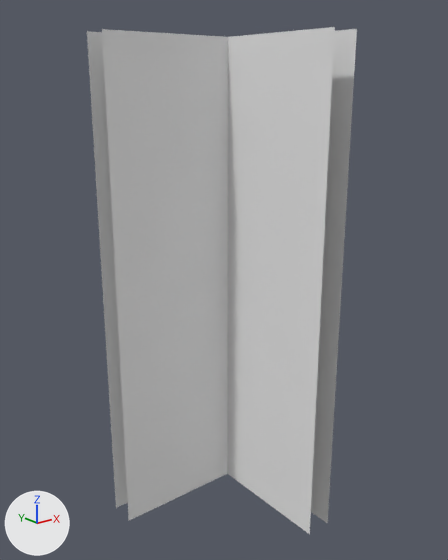
What one commit did to the FBX model Afterlife Gen 2/Assets/Art/Modular Kits/Mansion/Kit New/Wall_Edge_Corner_02.fbx.
Before and after are seen from a 50 mm camera at (-2.84, 5.55, 2.33) aimed at (-0.6, 8.34, 1.21). The axes (+X, +Y, +Z) are drawn at lower left. The lights are the same throughout. Where no turn or scale is listed for an object, it has been applied to the vertices.

Objects in the first picture: 'Wall_Edge/Corner_02'.
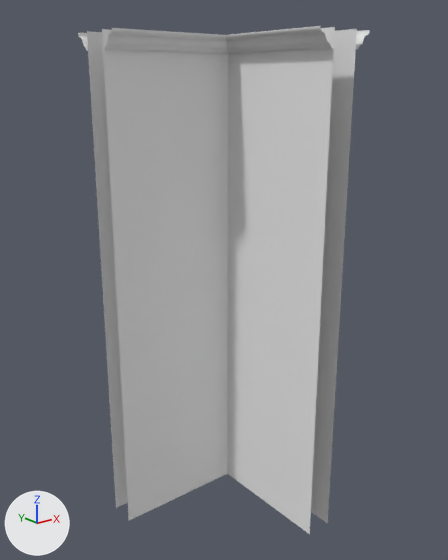
Diff of the bpy script that builds the scene:
```diff
--- a/Afterlife Gen 2/Assets/Art/Modular Kits/Mansion/Kit New/Wall_Edge_Corner_02.fbx.py
+++ b/Afterlife Gen 2/Assets/Art/Modular Kits/Mansion/Kit New/Wall_Edge_Corner_02.fbx.py
@@ mat_beam @@
+mat_beam = principled_material('Beam')
+mat_beam.base_color = (0.8, 0.8, 0.8)  # white #e7e7e7
@@ me_plane_008 @@
 # used by ob_wall_edge_corner_02; location = (-1.189, 8.777, -0.392)
-me_plane_008.from_pydata(...)  # 12 vertices, 4 faces; spans x 0.0..1.0, y -1.0..0.0, z 0.0..3.0
+me_plane_008.from_pydata(...)  # 110 vertices, 56 faces; spans x 0.0..1.1, y -1.0..0.1, z 0.0..3.0
+# me_plane_008 part 1: a new loose piece of 42 vertices spanning x 0.0..0.83, y -1.0..-0.17, z 2.9..3.0, in mat_beam (white #e7e7e7)
+# me_plane_008 part 2: a new loose piece of 28 vertices spanning x 1.0..1.1, y -1.0..0.1, z 2.9..3.0, in mat_beam (white #e7e7e7)
+# me_plane_008 part 3: a new loose piece of 28 vertices spanning x 0.0..1.1, y 0.0..0.1, z 2.9..3.0, in mat_beam (white #e7e7e7)
+# me_plane_008 part 4: the surface is now shaded smooth
+me_plane_008.materials.append(mat_beam)  # white #e7e7e7
```

Boxes [x1, y1, x2, y2] around the edits, measured in the pictures (448 x 560 px):
'Wall_Edge/Corner_02', reshaped (8% wider): before [87, 27, 357, 534]; after [78, 26, 370, 534]
part 1 of me_plane_008, added: after [105, 26, 331, 54]
part 2 of me_plane_008, added: after [356, 30, 370, 49]
part 3 of me_plane_008, added: after [78, 33, 88, 51]
